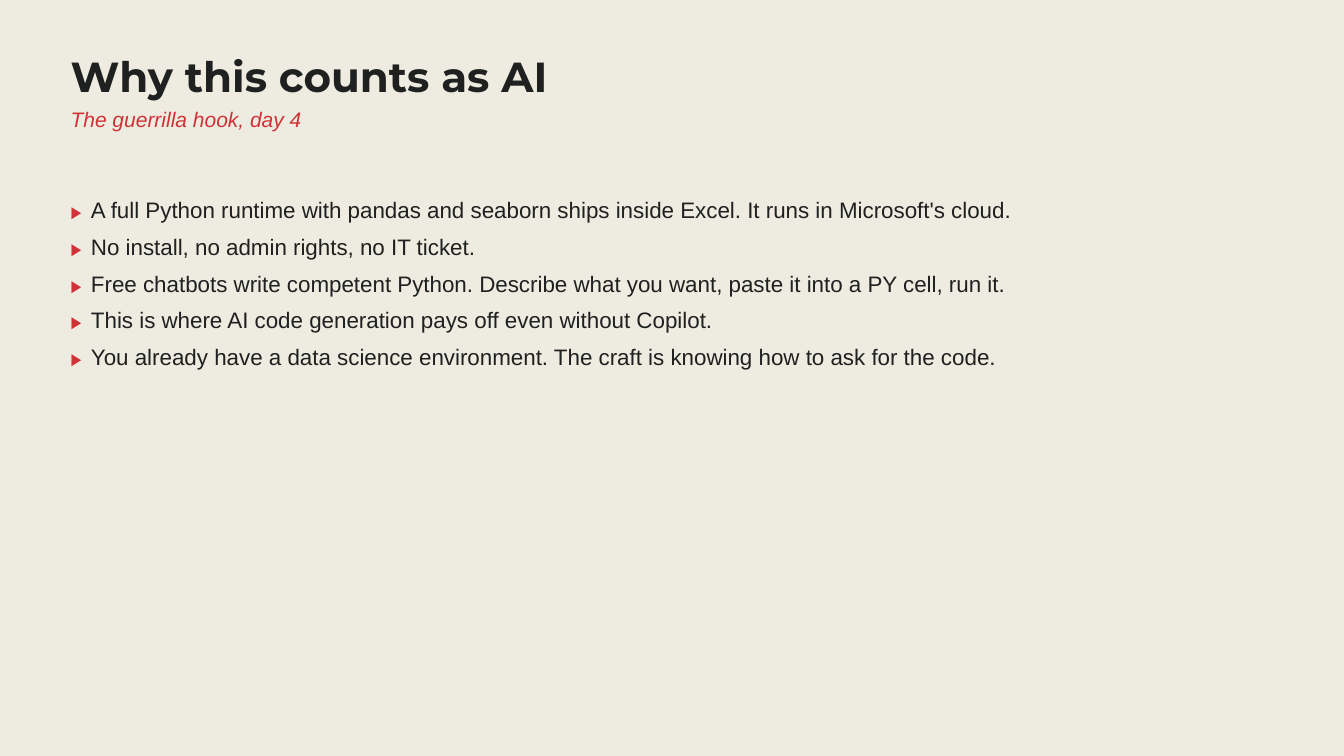
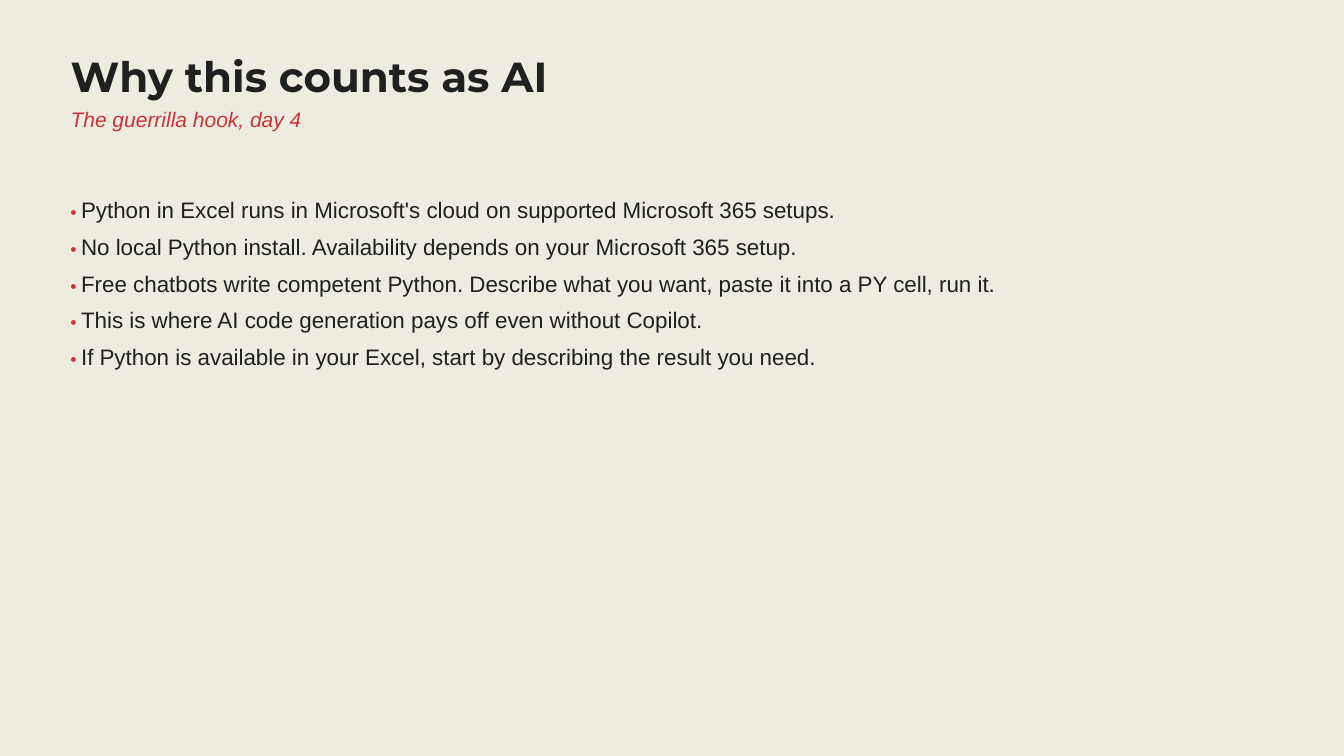
Before and after one commit to stringfestdata/guerilla-ai-for-excel, a slide deck: slide 3 of Day 4/Guerrilla AI - Day 4 - Slides.pptx. Drawn at 1344x756 pixels with LibreOffice and Linux fonts; fonts in the diff are those of the drawing. Boxes give left, top, right and bottom in pixels: in the first picture for what was removed or moved away, otherwise in the second. Text is boxed around its words. In the diff, an @@ line names an element or a change of style, - is before the commit and + after.

```diff
--- a/Day 4/Guerrilla AI - Day 4 - Slides.pptx
+++ b/Day 4/Guerrilla AI - Day 4 - Slides.pptx
@@ text at [81, 201, 995, 370]: text changed @@
-▶ A full Python runtime with pandas and seaborn ships inside Excel. It runs in Microsoft's cloud.
-▶ No install, no admin rights, no IT ticket.
-▶ Free chatbots write competent Python. Describe what you want, paste it into a PY cell, run it.
-▶ This is where AI code generation pays off even without Copilot.
-▶ You already have a data science environment. The craft is knowing how to ask for the code.
+• Python in Excel runs in Microsoft's cloud on supported Microsoft 365 setups.
+• No local Python install. Availability depends on your Microsoft 365 setup.
+• Free chatbots write competent Python. Describe what you want, paste it into a PY cell, run it.
+• This is where AI code generation pays off even without Copilot.
+• If Python is available in your Excel, start by describing the result you need.
```
Also in this commit, not shown: 6 other slides changed, 1 slide added, 1 slide removed, 11 other files.
